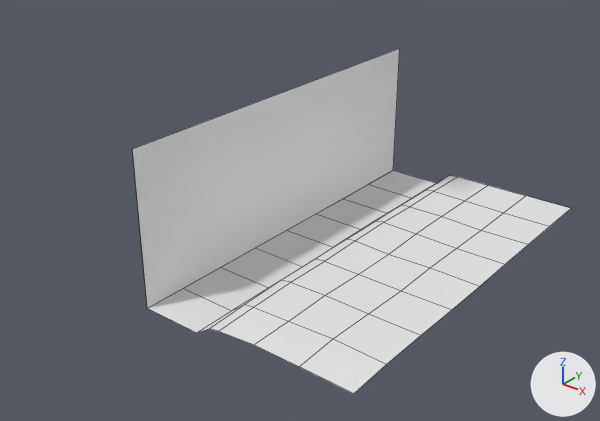
The FBX model CrocoBrush/Assets/CrocoBrush/Models/fbx/background.fbx: old version first, new version second.
Rendered twice from a camera (50 mm lens) standing at (37.5, -51.7, 33.0) and looking at (0.0, -4.8, 3.9). Arrows for +X, +Y and +Z are at lower right; the lights stay in place. Mesh edges are drawn as thin lines. Where no turn or scale is listed for an object, it has been applied to the vertices.

Names of what the first picture shows: 'Background', 'Ground'.
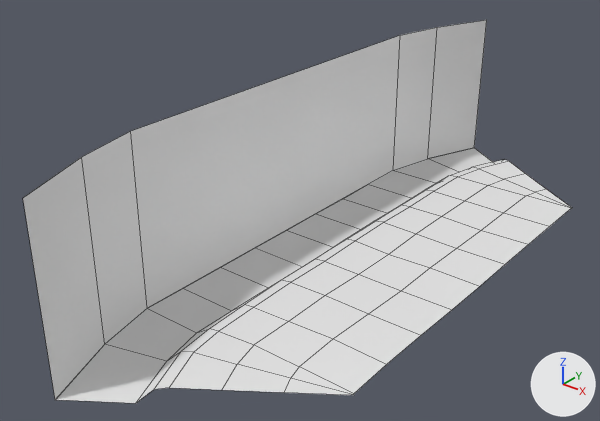
Diff of the bpy script that builds the scene:
```diff
--- a/CrocoBrush/Assets/CrocoBrush/Models/fbx/background.fbx.py
+++ b/CrocoBrush/Assets/CrocoBrush/Models/fbx/background.fbx.py
@@ me_plane_001 @@
 # used by ob_ground; location = (0.0, 0.0, 0.0)
-me_plane_001.from_pydata(...)  # 65 vertices, 51 faces; spans x -5.1..14.0, y -17.0..17.2, z -1.3..0.3
+me_plane_001.from_pydata(...)  # 91 vertices, 72 faces; spans x -5.1..14.1, y -28.1..28.3, z -1.3..0.3
+# me_plane_001 part 2
+# 14 vertices are added at x -3.9..14.1, y -28.1..-17.1, z -1.3..0.1
+# 12 new faces join them
+# me_plane_001 part 3
+# 2 vertices are removed from x 1.4..2.4, y 17.2, z -0.1..0.0
+# 5 faces are deleted
+# 14 vertices are added at x -3.9..14.1, y 17.3..28.3, z -1.3..0.0
+# 14 new faces join them
 me_plane_001.materials.append(mat_ground)
@@ me_crocobrush_bg @@
 me_crocobrush_bg.from_pydata(...)  # 4 vertices, 1 face; spans x 0.0, y -17.1..17.1, z -6.5..6.5
 # used by ob_background; location = (-5.09, 0.1, 5.2)
 # verts and faces of me_crocobrush_bg; kept vertices keep their numbers, new ones are numbered from 4
 # before: 0 (0.0, -17.1, -6.5) at pixel (147, 308), 1 (0.0, 17.1, -6.5) at pixel (393, 170), 2 (0.0, -17.1, 6.5) at pixel (132, 148), 3 (0.0, 17.1, 6.5) at pixel (399, 48)
+# me_crocobrush_bg part 1
+delete_vertices([2, 3])  # with the faces that use them
+verts[4] = (1.2, 22.2, -6.5)  # pixel (427, 158)
+verts[5] = (3.6, 28.2, -6.5)  # pixel (474, 147)
+verts[6] = (1.2, -22.2, -6.5)  # pixel (104, 344)
+verts[7] = (3.6, -28.2, -6.5)  # pixel (55, 400)
+for new, old in zip([*range(8, 14)], [0, 1, *range(4, 8)]): verts[new] = verts[old] + (0.0, 0.0, 14.3)
+faces += [(0, 1, 9, 8), (1, 4, 10, 9), (4, 5, 11, 10), (0, 8, 12, 6), (6, 12, 13, 7)]
 me_crocobrush_bg.materials.append(mat_background)
```

Boxes (x1, y1, x2, y2) around the edits, measured in the pictures (600 x 421 px):
'Background', reshaped (74% wider, 46% taller): before (133, 48, 400, 308); after (23, 20, 487, 399)
'Ground', reshaped (22% wider, 14% taller): before (148, 170, 571, 394); after (55, 148, 571, 403)
part 2 of me_plane_001, added: after (55, 308, 354, 403)
part 3 of me_plane_001, built on: before (426, 176, 458, 191); after (394, 148, 571, 208)
